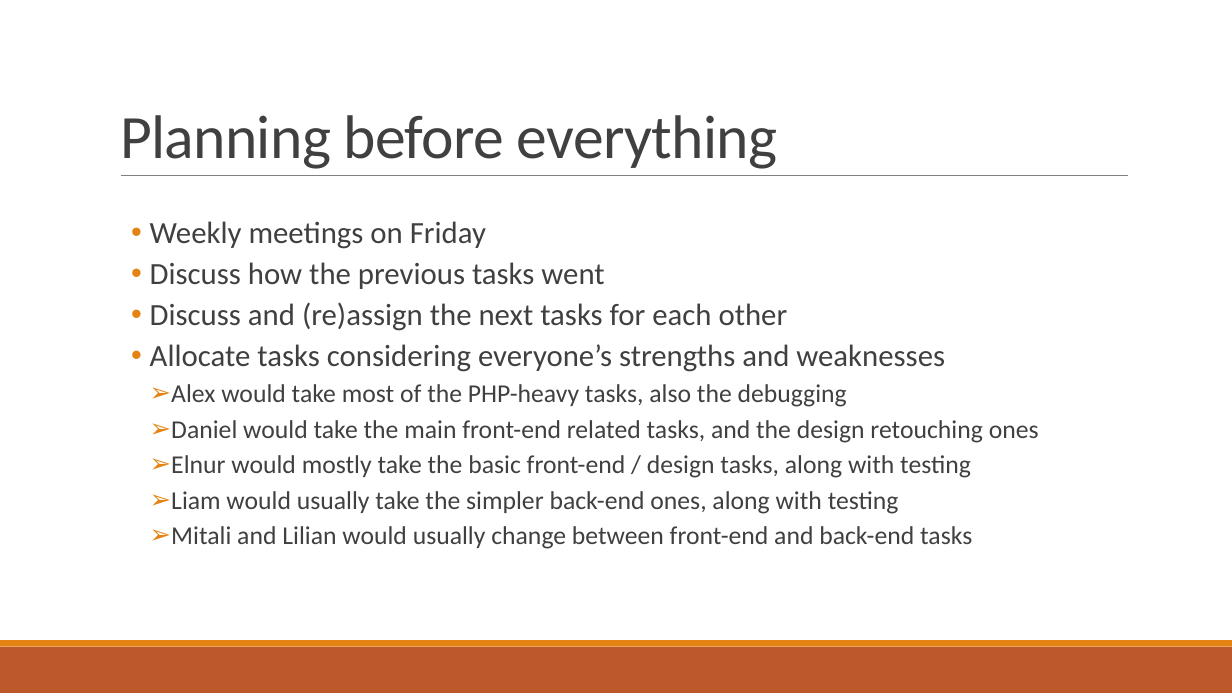
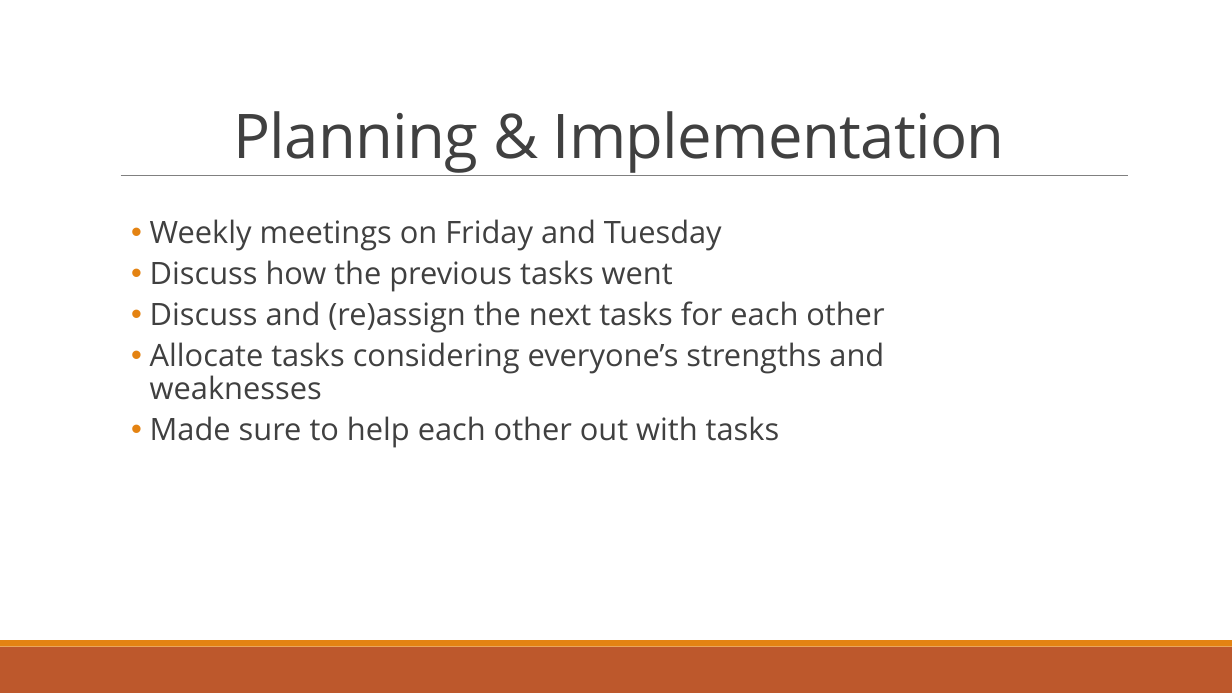
Before and after one commit to dragosthealex/roomies, a slide deck: slide 17 of res/presentation1/final_presentation.pptx (slide 24 before the commit). Drawn at 1232x693 pixels with LibreOffice and Linux fonts; fonts in the diff are those of the drawing. Boxes give left, top, right and bottom in pixels: in the first picture for what was removed or moved away, otherwise in the second. Text is boxed around its words. In the diff, an @@ line names an element or a change of style, - is before the commit and + after.

```diff
--- a/res/presentation1/final_presentation.pptx
+++ b/res/presentation1/final_presentation.pptx
@@ title at [233, 111, 1005, 173]: text changed; font Calibri to Open Sans @@
-Planning before everything
+Planning & Implementation
@@ text at [150, 219, 722, 251]: text changed; font Calibri to Open Sans @@
-  • Weekly meetings on Friday
+  • Weekly meetings on Friday and Tuesday
@@ text at [150, 260, 884, 400]: font Calibri to Open Sans in "Discuss how the previous tasks went", "Discuss and (re)assign the next tasks for ...", "Allocate tasks considering everyone’s strengths and weakness ..." @@
@@ text at [150, 416, 780, 448]: text changed; size 20 to 24 pt; font Calibri to Open Sans @@
-    ➢ Alex would take most of the PHP-heavy tasks, also the debugging
-    ➢ Daniel would take the main front-end related tasks, and the design retouching ones
-    ➢ Elnur would mostly take the basic front-end / design tasks, along with testing
-    ➢ Liam would usually take the simpler back-end ones, along with testing
-    ➢ Mitali and Lilian would usually change between front-end and back-end tasks
+  • Made sure to help each other out with tasks
```
Also in this commit, not shown: 10 other slides changed, 9 slides added, 18 slides removed, 1 other file.
